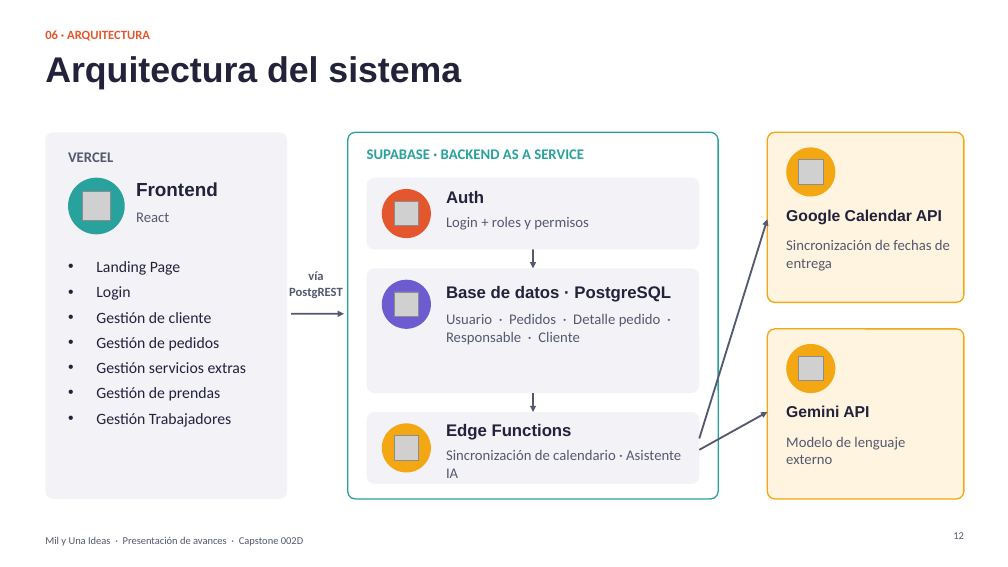
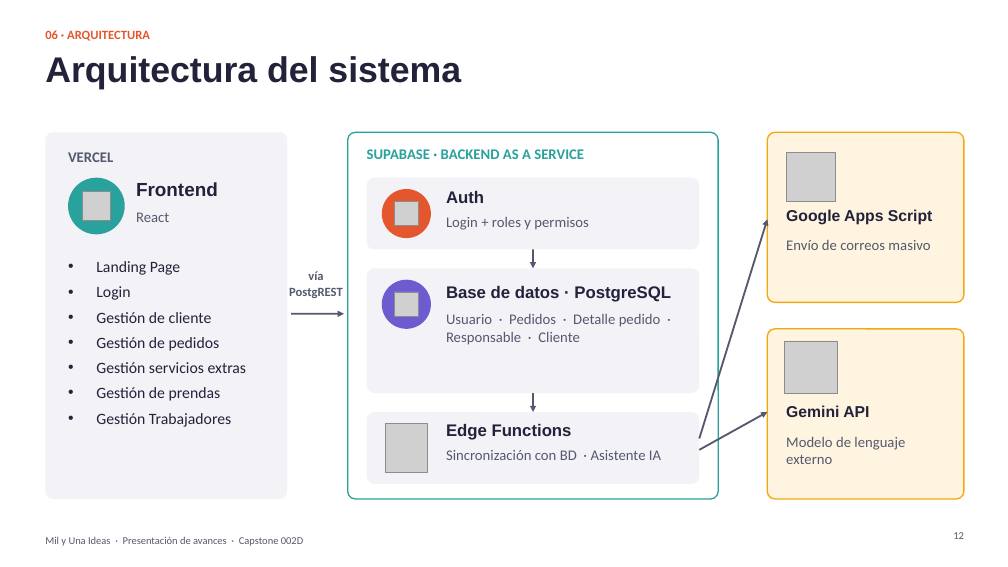
Before and after one commit to smaravena/Capstone_002D_Grupo_10, a slide deck: slide 12 of Fase 2/Evidencias Proyecto/Presentación Proyecto.pptx. Drawn at 1008x567 pixels with LibreOffice and Linux fonts; fonts in the diff are those of the drawing; grey boxes stand for pictures. Boxes give left, top, right and bottom in pixels: in the first picture for what was removed or moved away, otherwise in the second. Text is boxed around its words. In the diff, an @@ line names an element or a change of style, - is before the commit and + after.

```diff
--- a/Fase 2/Evidencias Proyecto/Presentación Proyecto.pptx
+++ b/Fase 2/Evidencias Proyecto/Presentación Proyecto.pptx
@@ ellipse removed at [786,147,836,197] @@
@@ picture added at [786,152,836,201] @@
@@ picture removed at [799,160,823,185] @@
@@ text at [786,209,933,225]: text changed @@
-Google Calendar API
+Google Apps Script
@@ text at [786,240,930,250]: text changed @@
-Sincronización de fechas de entrega
+Envío de correos masivo
@@ picture added at [785,341,838,394] @@
@@ ellipse removed at [786,344,836,393] @@
@@ picture removed at [799,356,823,381] @@
@@ ellipse removed at [382,423,431,473] @@
@@ picture added at [386,423,427,473] @@
@@ picture removed at [394,436,419,461] @@
@@ text at [446,450,661,460]: text changed @@
-Sincronización de calendario · Asistente IA
+Sincronización con BD · Asistente IA
```
Also in this commit, not shown: 7 other slides changed, 5 slides added, 1 slide removed, 8 other files.
